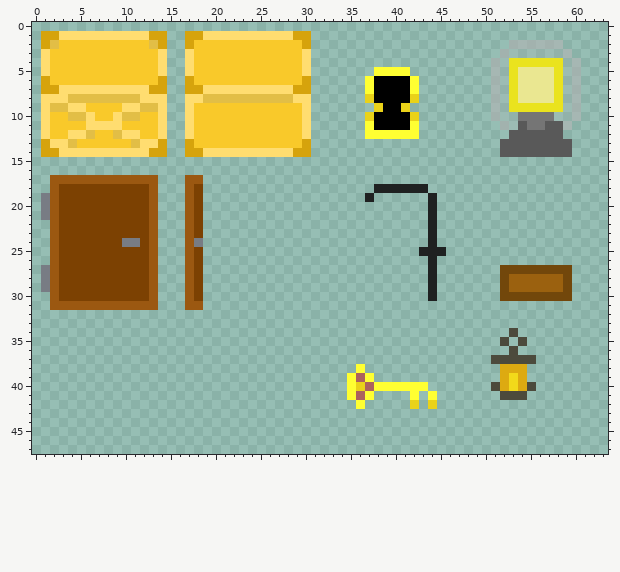
A pixel-art sprite gets an edit: Assets/Sprites/stuff.png. The picture above is the old version.
The file is 64x48 pixels.
After:
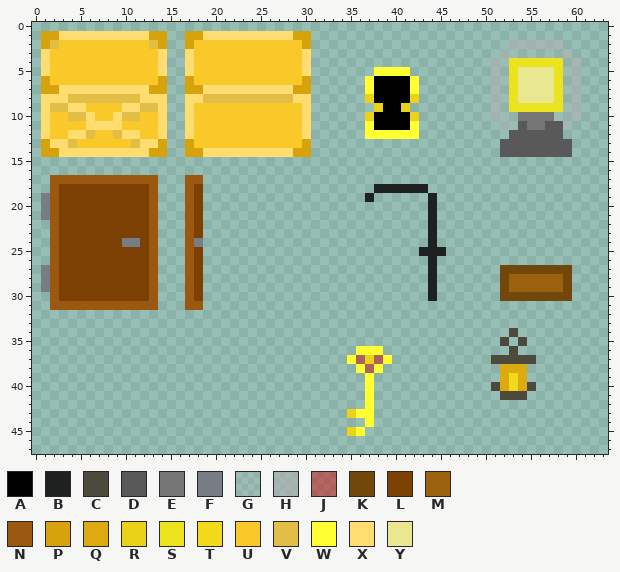
Palette (. is transparent): A #000000  B #1f2121  C #4c4a3c  D #595959  E #757575  F #787c84  G #b2b2b235  H #b2b2b296  J #cc141783  K #72470b  L #7c4102  M #9b610f  N #9b5811  P #d6a30c  Q #ddaa11  R #ead219  S #eae31e  T #f2d91a  U #f9c92a  V #e2be46  W #ffff32  X #ffdd70  Y #eae791
The exact change:
There is now colour J in row 37 at x 36 and 38; in row 38 at x 37.
There is now colour R in row 37 at x 37; in row 43 at x 35; in row 45 at x 35.
There is now colour W in row 36 at x 36 to 38; in row 37 at x 35 and 39; in row 38 at x 38; in row 42 at x 37; in row 43 at x 36 to 37; in row 44 at x 37.
There is now colour W in row 45 at x 36.
The edit turns colour J into colour W in row 40 at x 37.
Colour J is gone in row 39 at x 36; in row 41 at x 36.
Colour R is gone in row 40 at x 36; in row 42 at x 42 and 44.
Colour W is gone in row 39 at x 35; in row 40 at x 35 and 38 to 43; in row 41 at x 35, 42 and 44; in row 42 at x 36.
Pixel boxes of the changes (left, top, right, bottom) in both pictures:
changed: (347, 346, 437, 436)
